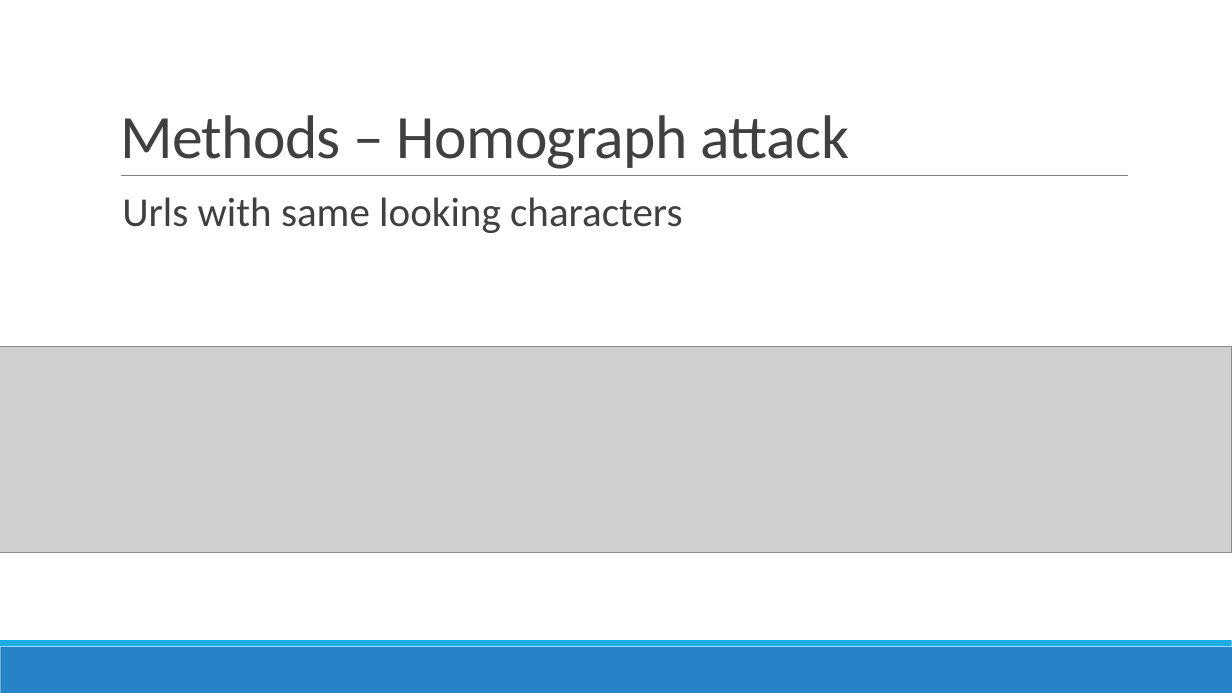
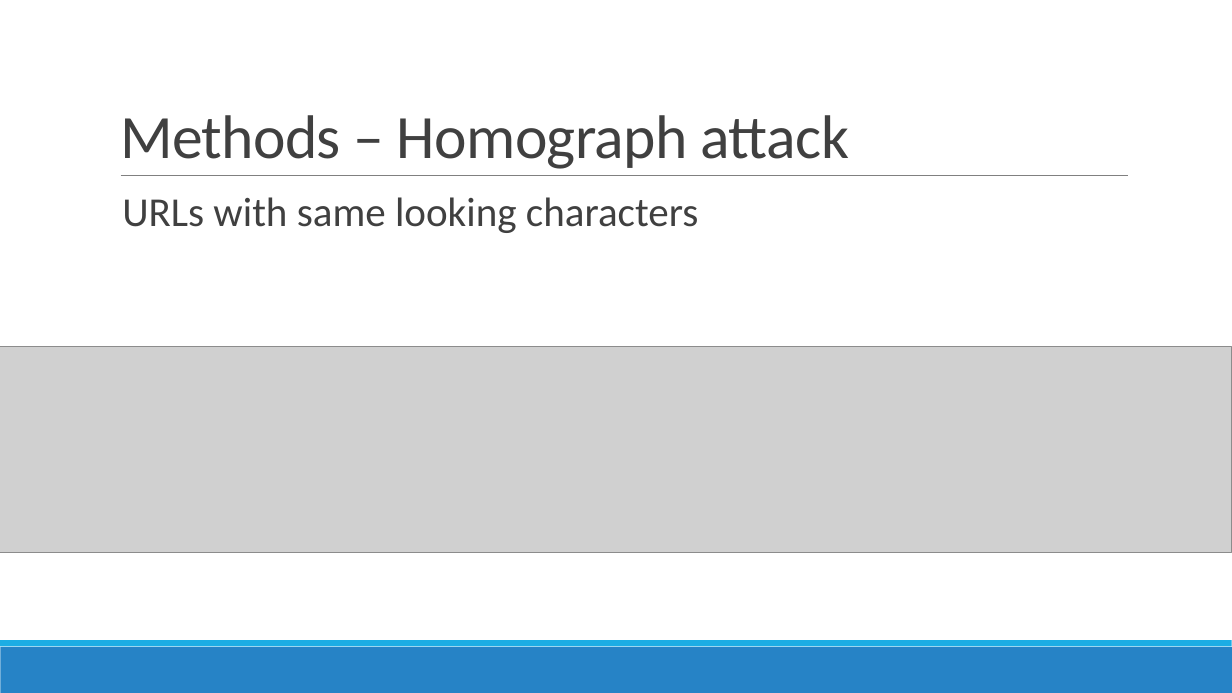
Before and after one commit to severinkaderli/BZG3402-ENG2IN, a slide deck: slide 8 of Phishing - Presentation.pptx. Drawn at 1232x693 pixels with LibreOffice and Linux fonts; fonts in the diff are those of the drawing; grey boxes stand for pictures. Boxes give left, top, right and bottom in pixels: in the first picture for what was removed or moved away, otherwise in the second. Text is boxed around its words. In the diff, an @@ line names an element or a change of style, - is before the commit and + after.

Commit message:
Finish presentation

```diff
--- a/Phishing - Presentation.pptx
+++ b/Phishing - Presentation.pptx
@@ text at (122,197,698,233): text changed @@
-  Urls with same looking characters
+  URLs with same looking characters
```
Also in this commit, not shown: 3 other slides changed.
